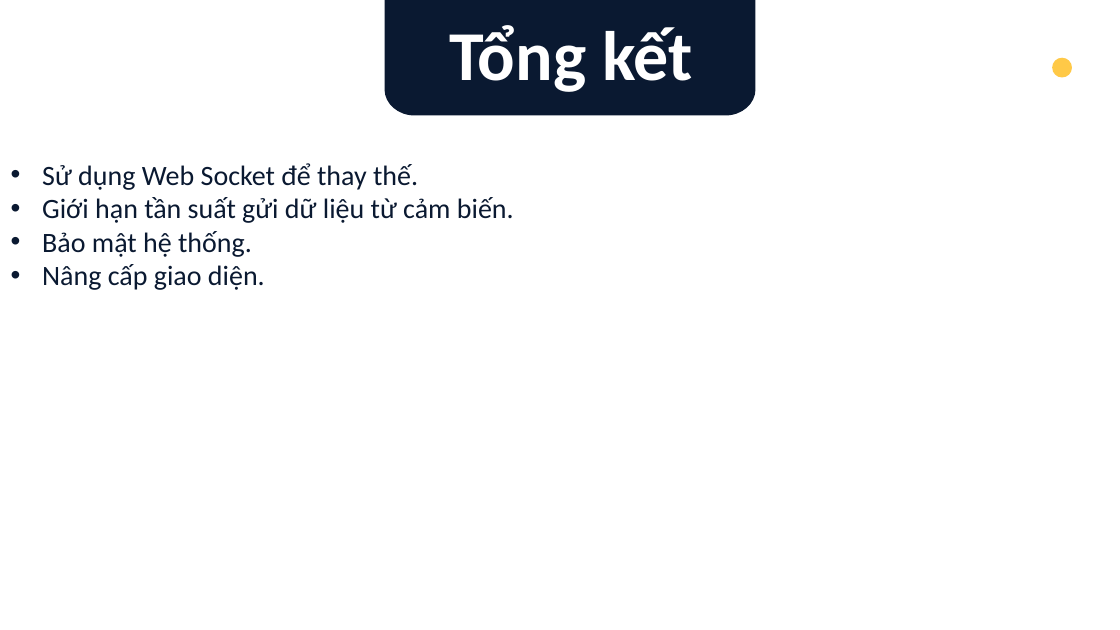
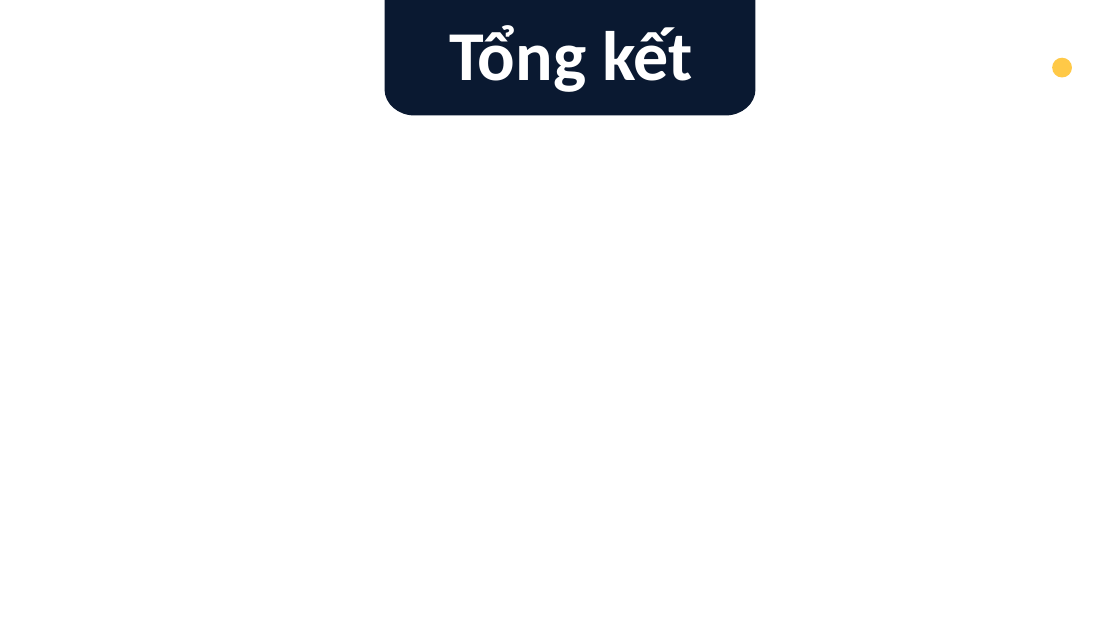
Before and after one commit to YumeAyasaki/AIoT_Final, a slide deck: slide 14 of documents/Slide.pptx (slide 18 before the commit). Drawn at 1120x630 pixels with LibreOffice and Linux fonts; fonts in the diff are those of the drawing. Boxes give left, top, right and bottom in pixels: in the first picture for what was removed or moved away, otherwise in the second. Text is boxed around its words. In the diff, an @@ line names an element or a change of style, - is before the commit and + after.

```diff
--- a/documents/Slide.pptx
+++ b/documents/Slide.pptx
@@ text removed at (x1=42, y1=163, x2=514, y2=290) @@
-• Sử dụng Web Socket để thay thế.
-• Giới hạn tần suất gửi dữ liệu từ cảm biến.
-• Bảo mật hệ thống.
-• Nâng cấp giao diện.
```
Also in this commit, not shown: 5 other slides changed, 6 slides added, 10 slides removed, 3 other files.
